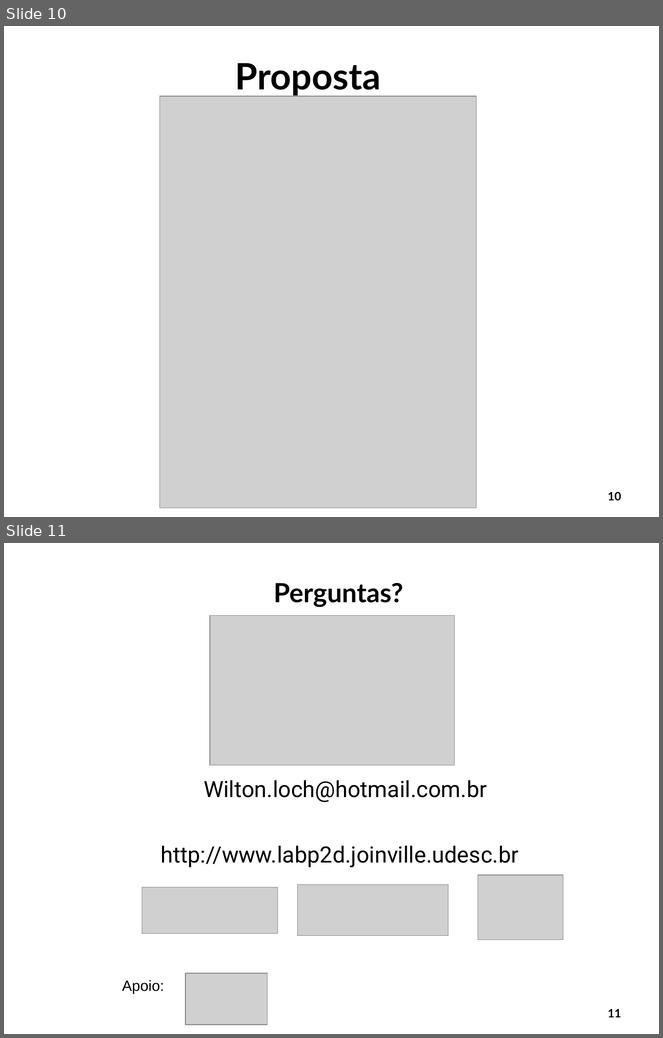
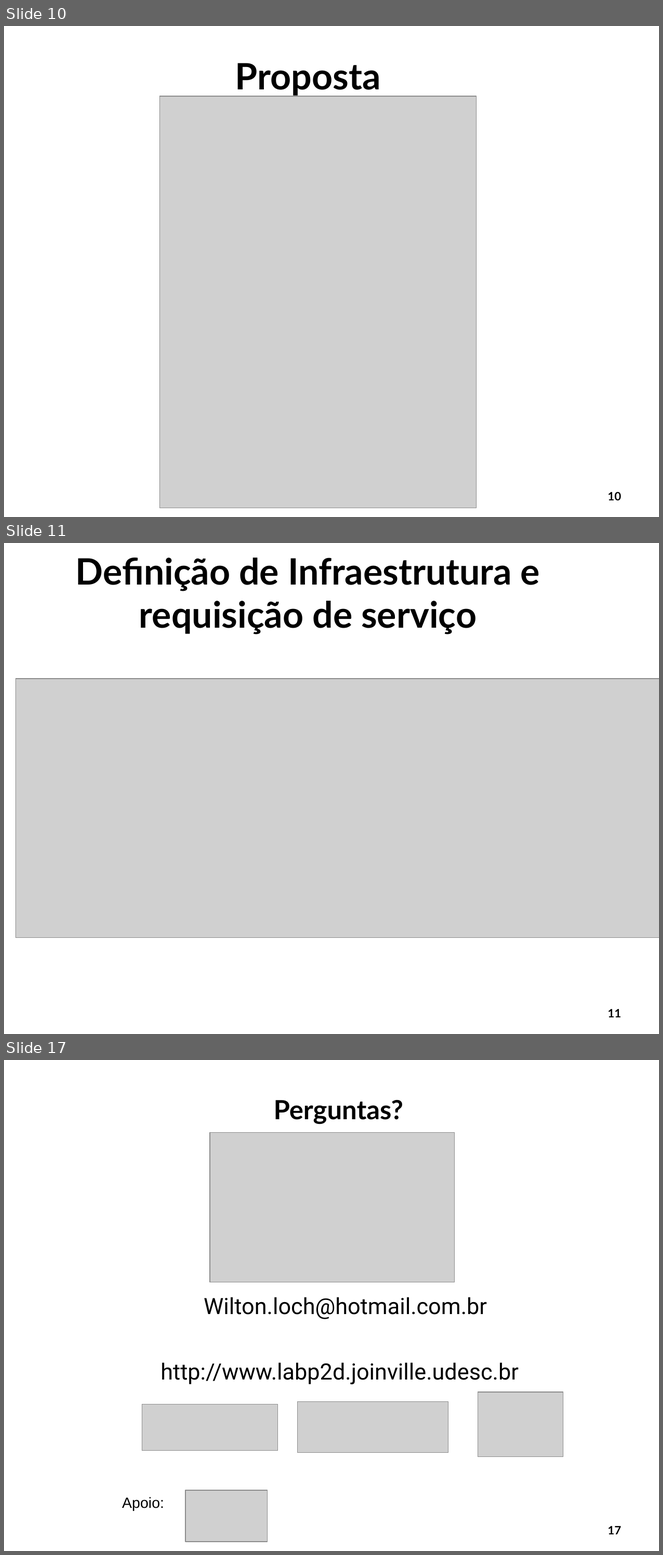
Before and after one commit to WiltonLoch/TCC, a slide deck: apresentacao_TCC_wilton.odp. Shown one above the other, each under a label of ours: slides 10 and 11 before the commit, slides 10, 11 and 17 after it; the slides between them are not shown. The pictures are 663x1038 and 663x1555 pixels, drawn with LibreOffice and Linux fonts; fonts in the diff are those of the drawing; grey boxes stand for pictures; background and template pictures are left out. Boxes give left, top, right and bottom in pixels: in the first picture for what was removed or moved away, otherwise in the second. Text is boxed around its words. In the diff, an @@ line names an element or a change of style, - is before the commit and + after.

```diff
--- a/apresentacao_TCC_wilton.odp
+++ b/apresentacao_TCC_wilton.odp
@@ slide 11 added at bbox=[4, 543, 659, 1034], background #FFFFFF @@
@@ title added at bbox=[76, 558, 540, 635], 44 pt, text #000000, bold @@
+Definição de Infraestrutura e requisição de serviço
@@ picture added at bbox=[16, 679, 659, 938] @@
@@ page number added at bbox=[608, 1009, 621, 1018], 14 pt, text #000000, bold @@
+11
@@ what was slide 11 is now slide 17 @@
@@ page number at bbox=[608, 1526, 621, 1535]: text changed @@
-11
+17
```
Also in this commit, not shown: 1 slide changed, 5 other slides added, 1 other file.
